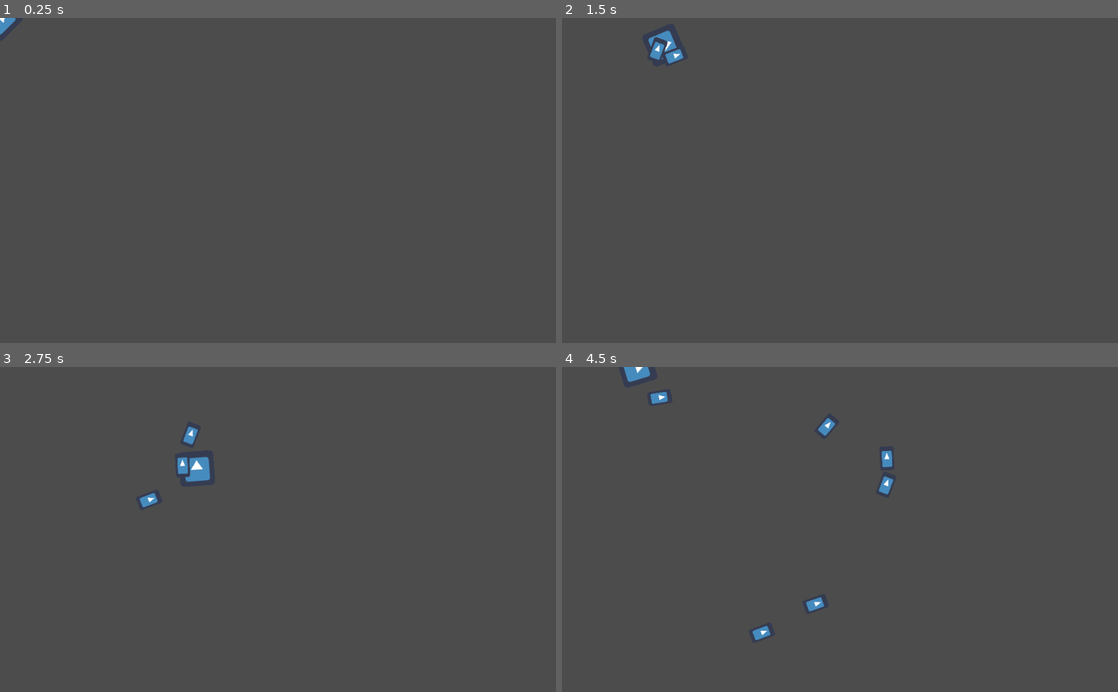
Above: before the commit, frames 1-4 (two rows, left to right).
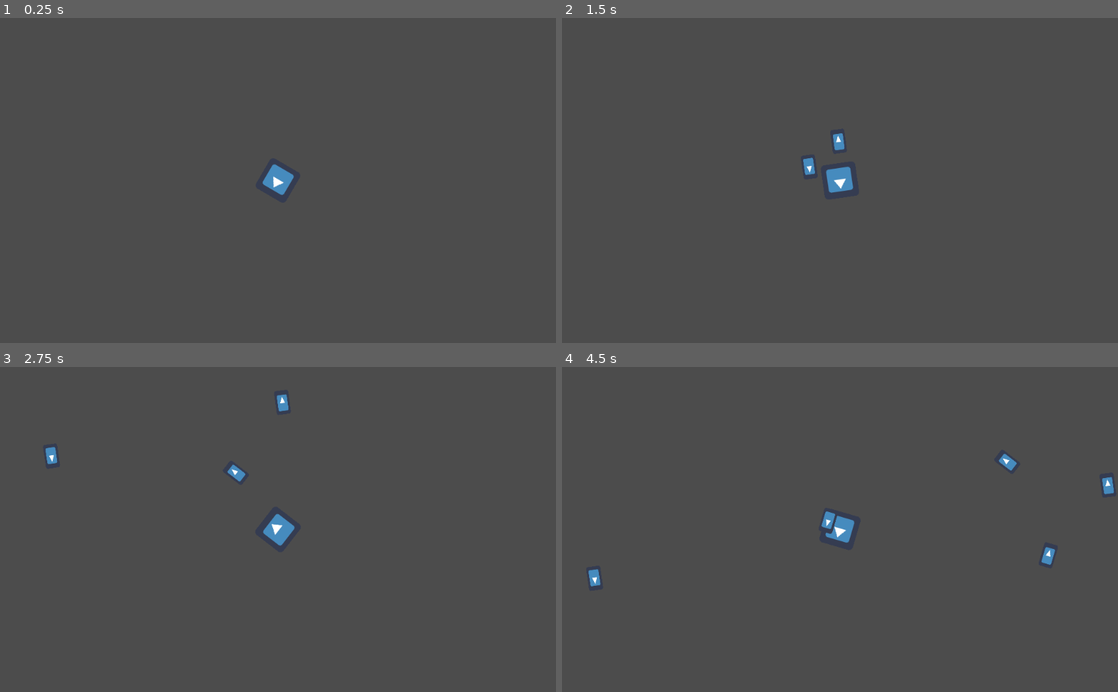
Above: after the commit, the same moments.

Repository: DarkVanityOfLight/Project75
Game: Godot game, scene res://Scenes/Player/Player.tscn
Same seed, same stepped clock (60 frames per second), same inputs: the game is played once before the commit and once after it. The project has no main scene, so this scene is started directly. The engine's default icon, where the game draws it, is replaced by a stand-in: a white triangle on a blue panel in a dark square.
Inputs (mouse positions are in pixels of both pictures, inside the frame that each line leads up to):
- Up to frame 1 (0.25 s): no input
- Up to frame 2 (1.5 s): tap Enter at 0.5 s; move the mouse to (962, 164) at 0.52 s; hold D (walk_right) 0.53-1.28 s; click (962, 164) at 0.6 s; move the mouse to (728, 196) at 1.27 s; hold S (walk_down) from 1.28 s (still down); click (728, 196) at 1.35 s
- Up to frame 3 (2.75 s): move the mouse to (333, 458) at 2.02 s; release S (walk_down) at 2.03 s; hold D (walk_right) from 2.03 s (still down); click (333, 458) at 2.1 s
- Up to frame 4 (4.5 s): move the mouse to (812, 594) at 2.77 s; release D (walk_right) at 2.78 s; hold W (walk_up) 2.78-3.53 s; click (812, 594) at 2.85 s; move the mouse to (1006, 578) at 3.52 s; hold A (walk_left) from 3.53 s (still down); click (1006, 578) at 3.6 s; move the mouse to (673, 480) at 4.27 s; click (673, 480) at 4.35 s

The runs differ from the first frame. In frame 1, 0.4% of the frame differs, in the area x 0-53%, y 0-55%; in frame 2, 0.8%; in frame 3, 1.2%; in frame 4, 1.5%, in the area x 4-100%, y 0-84%.

Commit message:
feat: Create a camera that follows around

Diff:
--- a/Scenes/Player/Player.tscn
+++ b/Scenes/Player/Player.tscn
@@ -17,3 +17,7 @@
 
 [node name="Muzzle" type="Position2D" parent="."]
 position = Vector2( 39.685, 0 )
+
+[node name="Camera2D" type="Camera2D" parent="."]
+position = Vector2( -0.0473366, 0 )
+current = true
